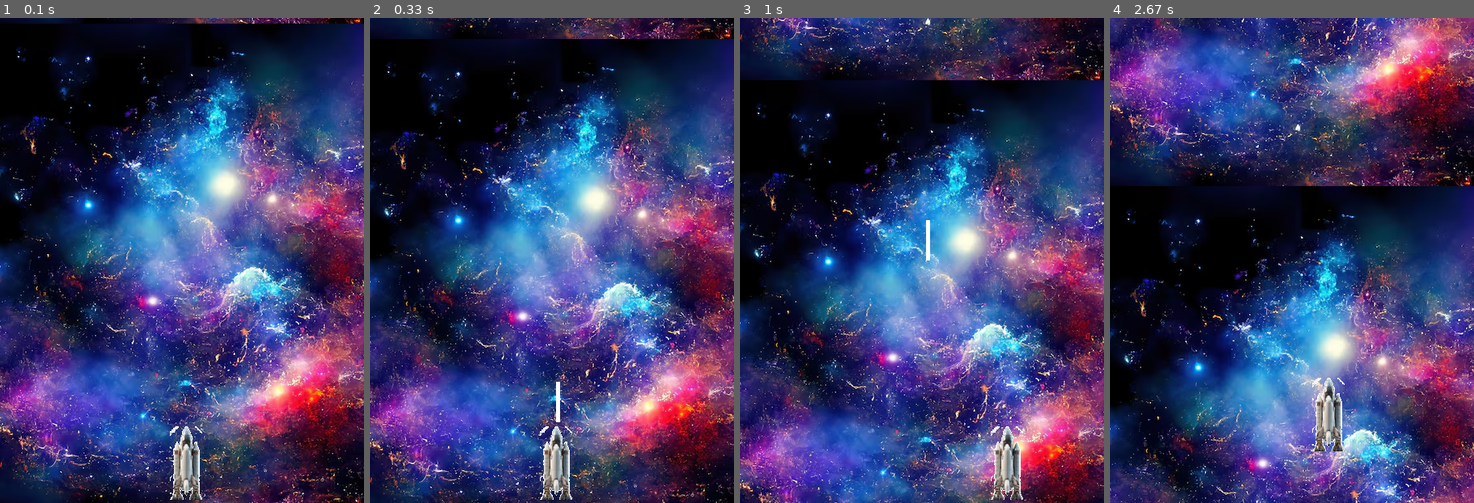
Above: before the commit, frames 1-4 (left to right).
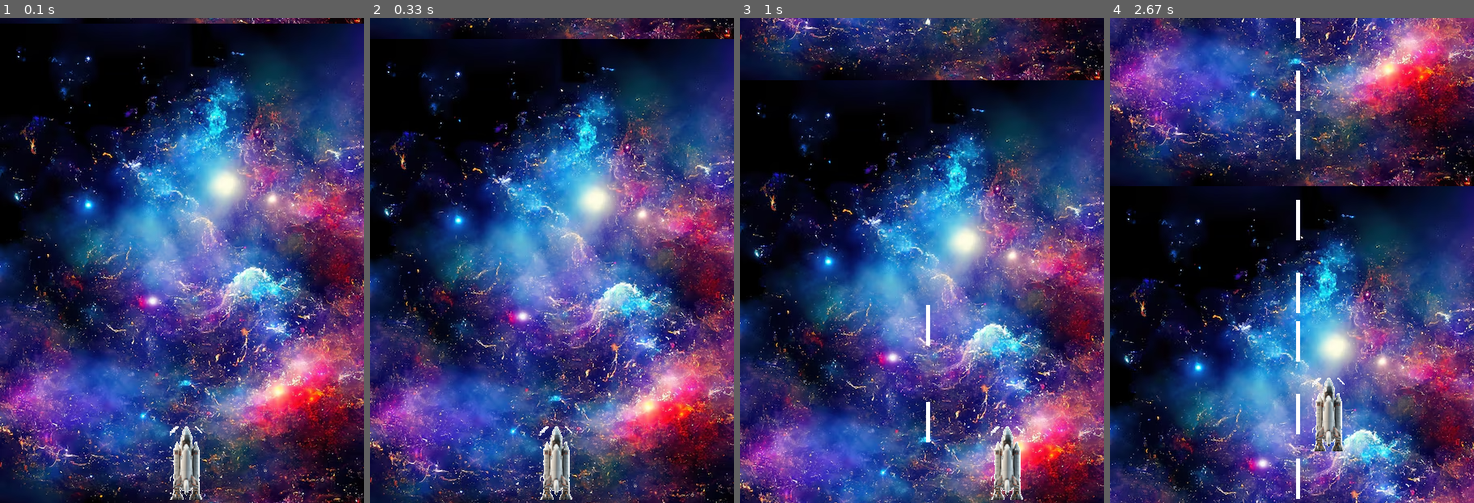
Above: after the commit, the same moments.

Repository: kzm0705/pypygame
Game: pygame game, started from shooting_game.py
Two runs of this game, one before a commit and one after it. Both use one fixed random seed, a clock stepped at 60 frames per second and the inputs below.
Inputs:
- Up to frame 1 (0.1 s): no input
- Up to frame 2 (0.33 s): no input
- Up to frame 3 (1 s): tap Space at 0.33, 0.73 s; hold Right from 0.67 s (still down)
- Up to frame 4 (2.67 s): tap Space at 1.03, 1.23, 1.57, 1.87, 2.07, 2.37, 2.63 s; release Right at 1.13 s; hold Up 1.17-1.47 s; hold Right 1.5-1.97 s; hold Left 2-2.53 s; hold Down from 2.57 s (still down)

Frame 1 is identical in both runs. In frame 2, less than 0.1% of the frame differs, in the area x 51-53%, y 75-84%; in frame 3, 0.3%; in frame 4, 0.7%, in the area x 51-53%, y 0-100%.

Commit message:
'two_day_finish'

Diff:
--- a/bullet.py
+++ b/bullet.py
@@ -5,13 +5,18 @@
 import enemy
 import boss
 
-class Bullet(Sprite):
-    def __init__(self,):
-        super().__init__()
+#Spriteクラスを継承する、Spriteで弾を管理する
+class Bullet(pygame.sprite.Sprite):
+    def __init__(self):
+        pygame.sprite.Sprite.__init__(self)
+        #長方形の弾を作る(x軸,y軸,width,height)
         self.rect = pygame.Rect(230,550,5,50)
+        #弾のｙ座標を浮動小数点数にする
         self.y = float(self.rect.y)
 
-    def draw_bullet(self,screen):
+    def draw_bullet(self,screen,):
+        # self.rect.x = x
+        # self.rect.y = y
         pygame.draw.rect(screen,(255,255,255),self.rect)
 
     def update_bullet(self):
--- a/shooting_game.py
+++ b/shooting_game.py
@@ -9,7 +9,7 @@
 #初期化
 pygame.init()
 
-#設定
+#設定========================
 
 width = 450
 height = 600
@@ -26,10 +26,18 @@
 screen = pygame.display.set_mode((width,height))
 screen_name = pygame.display.set_caption('スペースシューティングゲーム')
 
+bullets_group = pygame.sprite.Group()
+
+#関数
+def fire_bullet():
+    new_bullet = bullet.Bullet()
+    bullets_group.add(new_bullet)
+
+#==========================================================
+#インスタンス生成
 player = player.Player()
 enemy = enemy.enemy()
 boss = boss.boss()
-bullet = bullet.Bullet()
 bg = back_ground.Background()
 
 #メインループ===============================================================================================================
@@ -45,13 +53,17 @@
             if event.key == pygame.K_q:
                 flag = False
             if event.key == pygame.K_SPACE:
-                bullet.draw_bullet(screen)
+                fire_bullet()
+                print(bullets_group)
+
 
     pressed_key = pygame.key.get_pressed()
     player.update(pressed_key)
-    #弾の更新
-    bullet.update_bullet()
-    bullet.draw_bullet(screen)
+    #弾の更新（再描画とy座標の更新）
+    for tama in bullets_group.sprites():
+     tama.draw_bullet(screen,)
+     tama.update_bullet()
+
 
     #キャラクターの配置
     screen.blit(player.surf,player.rect)
